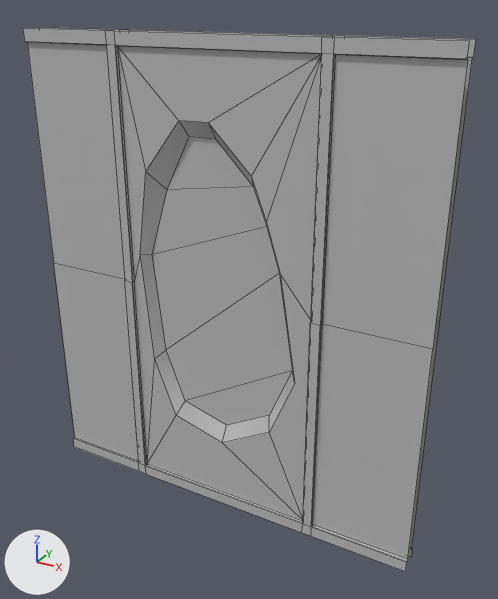
The FBX model Assets/Meshes/Walls/Walls/DestroyedWalls/SM_DestroyedWall2_200x230x10.fbx as it was, and as the next commit left it.
Before and after are seen from a 50 mm camera at (-49.88, 1.16, 1.43) aimed at (-51.3, 3.73, 0.14). The lights are fixed; the arrows at lower left show +X, +Y and +Z. Mesh edges are drawn as thin lines. Where no turn or scale is listed for an object, it has been applied to the vertices.

The first picture shows 'SM_DestroyedWall2_200x230x10'.
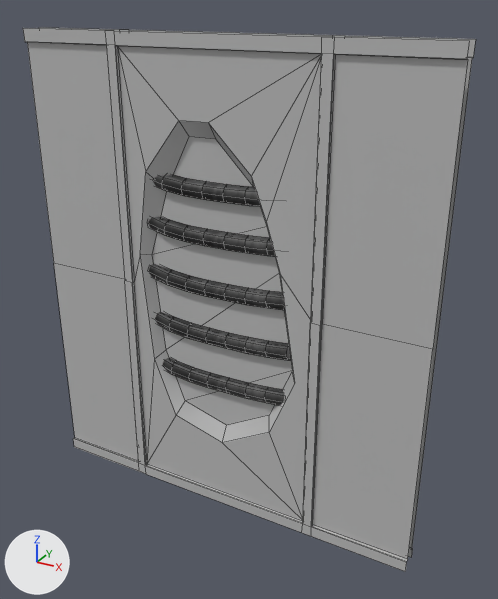
Changed parts and their boxes (x1, y1, x2, y2) in the pictures (498 x 599 px; the box of a moved part takes in the faces that stretch with it):
'SM_DestroyedWall2_200x230x10', reshaped, moved
    both: (23, 27, 476, 571)
part 1 of me_mesh, moved or reshaped
    both: (144, 170, 294, 414)
part 2 of me_mesh, added
    after: (148, 217, 275, 256)
part 3 of me_mesh, added
    after: (152, 175, 260, 206)
part 4 of me_mesh, added
    after: (148, 264, 285, 310)
part 5 of me_mesh, added
    after: (155, 312, 290, 360)
part 6 of me_mesh, added
    after: (162, 358, 285, 405)

Patch to the scene script:
```diff
--- a/Assets/Meshes/Walls/Walls/DestroyedWalls/SM_DestroyedWall2_200x230x10.fbx.py
+++ b/Assets/Meshes/Walls/Walls/DestroyedWalls/SM_DestroyedWall2_200x230x10.fbx.py
@@ img_master_basecolor_png @@
+img_master_basecolor_png = load_image('Master_basecolor.png', '../../../../Materials/Textures/Trimsheet/Master_basecolor.png', 2048, 2048, 'sRGB')
@@ img_master_normal_png @@
+img_master_normal_png = load_image('Master_normal.png', '../../../../Materials/Textures/Trimsheet/Master_normal.png', 2048, 2048, 'Non-Color')
@@ mat_trimsheet17 @@
+mat_trimsheet17 = bpy.data.materials.new('Trimsheet17')
+# uses the picture img_master_basecolor_png
+# uses the picture img_master_normal_png
@@ me_mesh @@
 # used by ob_sm_destroyedwall2_200x230x10; location = (-52.413, 3.725, -1.0)
-me_mesh.from_pydata(...)  # 134 vertices, 109 faces; spans x 0.0..2.0, y -0.1..0.0, z 0.0..2.3
+me_mesh.from_pydata(...)  # 414 vertices, 319 faces; spans x -1.0..1.0, y -0.05..0.05, z -1.15..1.15
+# me_mesh part 1: the loose piece of 86 vertices spanning x 0.0..2.0, y -0.1..-0.04, z 0.0..2.3 is moved by (-1.0, 0.05, -1.15)
+# me_mesh part 2: a new loose piece of 56 vertices spanning x -0.4..0.36, y -0.03..0.03, z 0.24..0.35, in mat_trimsheet17
+# me_mesh part 3: a new loose piece of 56 vertices spanning x -0.4..0.36, y -0.03..0.03, z 0.45..0.57, in mat_trimsheet17
+# me_mesh part 4: a new loose piece of 56 vertices spanning x -0.42..0.36, y -0.03..0.03, z -0.01..0.1, in mat_trimsheet17
+# me_mesh part 5: a new loose piece of 56 vertices spanning x -0.41..0.36, y -0.03..0.03, z -0.26..-0.15, in mat_trimsheet17
+# me_mesh part 6: a new loose piece of 56 vertices spanning x -0.4..0.36, y -0.03..0.03, z -0.51..-0.39, in mat_trimsheet17
+# me_mesh part 7: the surface is now shaded smooth
 me_mesh.materials.append(mat_destroyedwall)
+me_mesh.materials.append(mat_trimsheet17)
@@ ob_sm_destroyedwall2_200x230x10 @@
 ob_sm_destroyedwall2_200x230x10 = bpy.data.objects.new('SM_DestroyedWall2_200x230x10', me_mesh)
-ob_sm_destroyedwall2_200x230x10.location = (-52.413, 3.725, -1.0)
+ob_sm_destroyedwall2_200x230x10.location = (-51.413, 3.675, 0.15)
```
